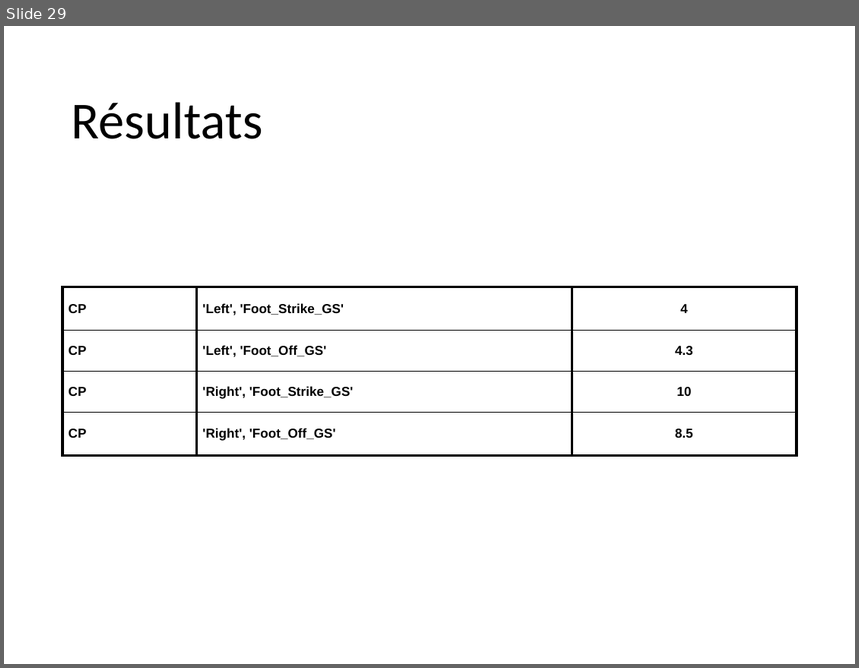
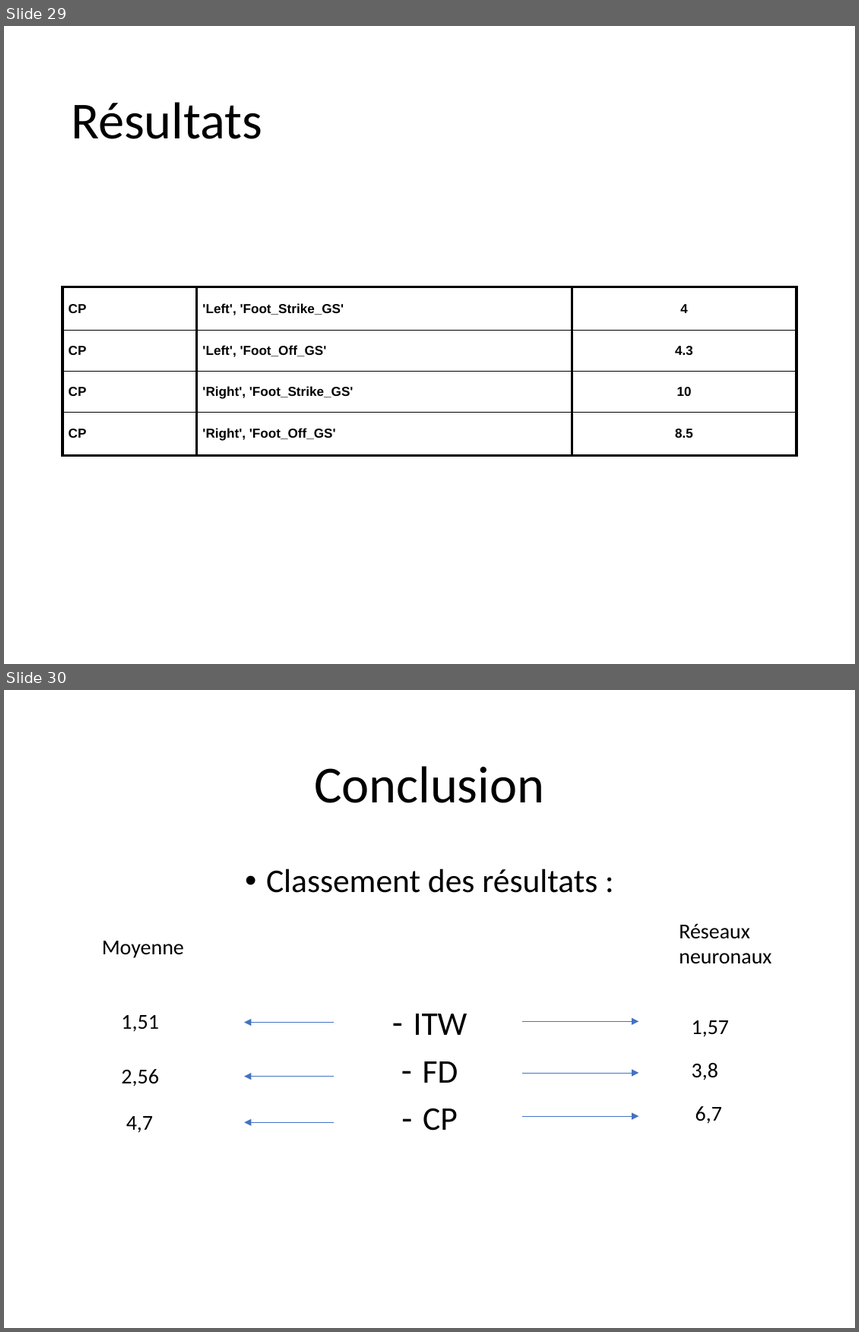
Before and after one commit to staufga0/DM_Project, a slide deck: Data Mining Presentation.pptm. Shown one above the other, each under a label of ours: slide 29 before the commit, slides 29 and 30 after it. The pictures are 859x668 and 859x1332 pixels, drawn with LibreOffice and Linux fonts; fonts in the diff are those of the drawing. Boxes give left, top, right and bottom in pixels: in the first picture for what was removed or moved away, otherwise in the second. Text is boxed around its words. In the diff, an @@ line names an element or a change of style, - is before the commit and + after.

```diff
--- a/Data Mining Presentation.pptm
+++ b/Data Mining Presentation.pptm
@@ slide 30 added at [4,690,855,1328], background #FFFFFF @@
@@ title added at [314,766,544,803], 44 pt, text #000000 @@
+Conclusion
@@ text added at [266,869,598,1131], 28 pt, text #000000 @@
+• Classement des résultats :
+– ITW
+– FD
+– CP
@@ text added at [679,924,772,964], 18 pt, text #000000 @@
+Réseaux neuronaux
@@ text added at [102,941,184,958], 18 pt, text #000000 @@
+Moyenne
@@ text added at [121,1015,158,1032], 18 pt, text #000000 @@
+1,51
@@ arrow added from (335, 1023) to (244, 1023), #4472C4 0.5 pt @@
@@ arrow added from (522, 1022) to (639, 1022), #4472C4 0.5 pt @@
@@ text added at [692,1021,729,1037], 18 pt, text #000000 @@
+1,57
@@ text added at [121,1069,158,1087], 18 pt, text #000000 @@
+2,56
@@ arrow added from (335, 1076) to (244, 1076), #4472C4 0.5 pt @@
@@ arrow added from (522, 1073) to (639, 1073), #4472C4 0.5 pt @@
@@ text added at [692,1063,718,1081], 18 pt, text #000000 @@
+3,8
@@ text added at [126,1116,153,1133], 18 pt, text #000000 @@
+4,7
@@ arrow added from (335, 1122) to (244, 1122), #4472C4 0.5 pt @@
@@ arrow added from (522, 1116) to (639, 1116), #4472C4 0.5 pt @@
@@ text added at [696,1106,722,1124], 18 pt, text #000000 @@
+6,7
```
Also in this commit, not shown: 3 other slides added.
